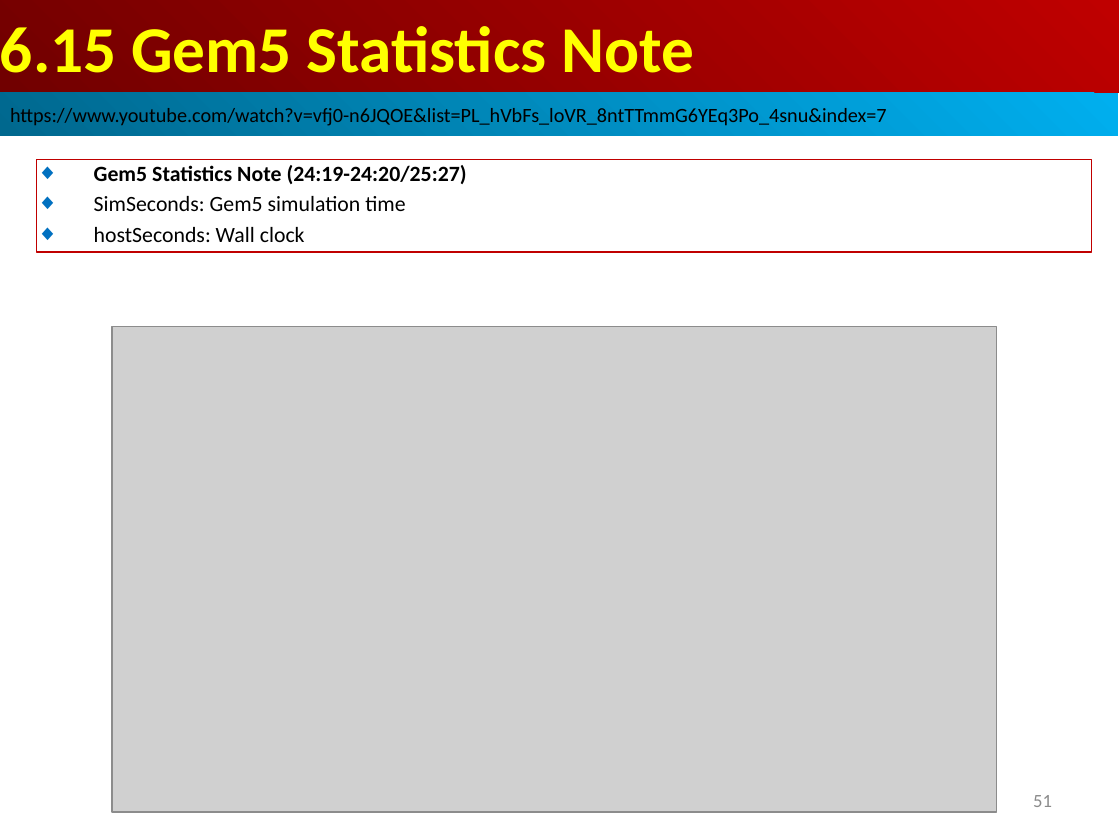
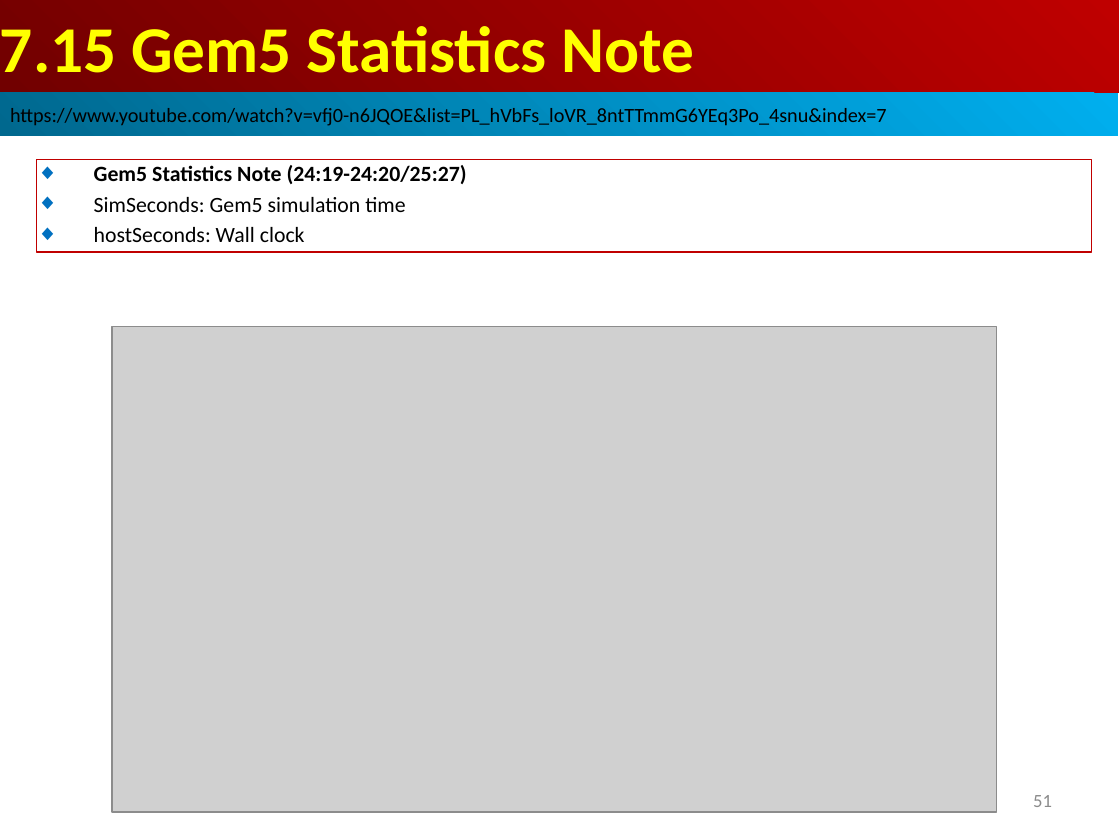
Before and after one commit to peterhchen/AIU_CS850_Gem5_McPAT, a slide deck: slide 51 of 050_Gem5/007.CPUModel/000_Video/007.CPUModel.ppt. Drawn at 1120x840 pixels with LibreOffice and Linux fonts; fonts in the diff are those of the drawing; grey boxes stand for pictures. Boxes give left, top, right and bottom in pixels: in the first picture for what was removed or moved away, otherwise in the second. Text is boxed around its words. In the diff, an @@ line names an element or a change of style, - is before the commit and + after.

```diff
--- a/050_Gem5/007.CPUModel/000_Video/007.CPUModel.ppt
+++ b/050_Gem5/007.CPUModel/000_Video/007.CPUModel.ppt
@@ text in rectangle at (0, 26, 694, 73): text changed @@
-6.15 Gem5 Statistics Note
+7.15 Gem5 Statistics Note
```
Also in this commit, not shown: 62 other slides changed.
